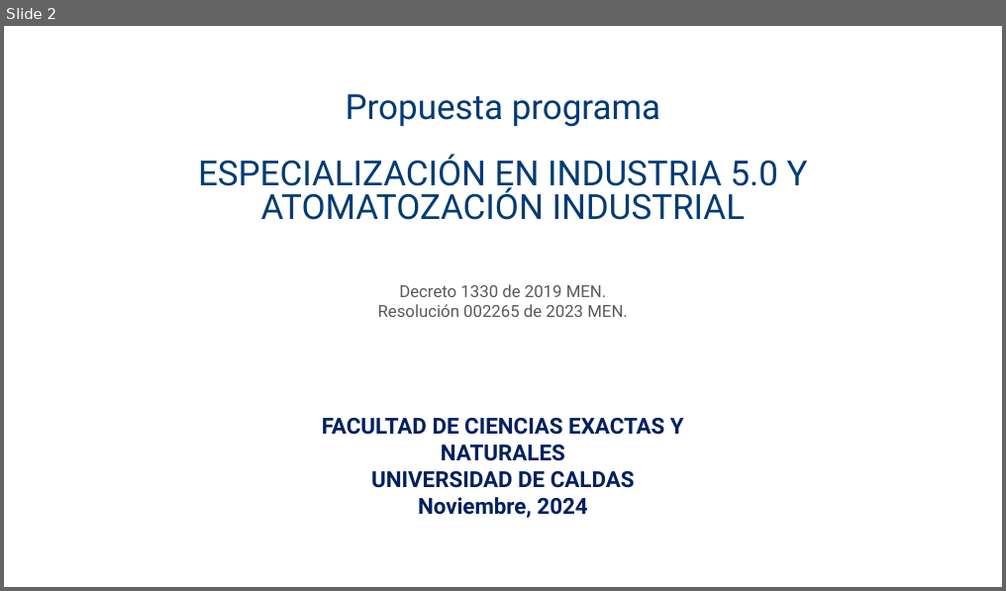
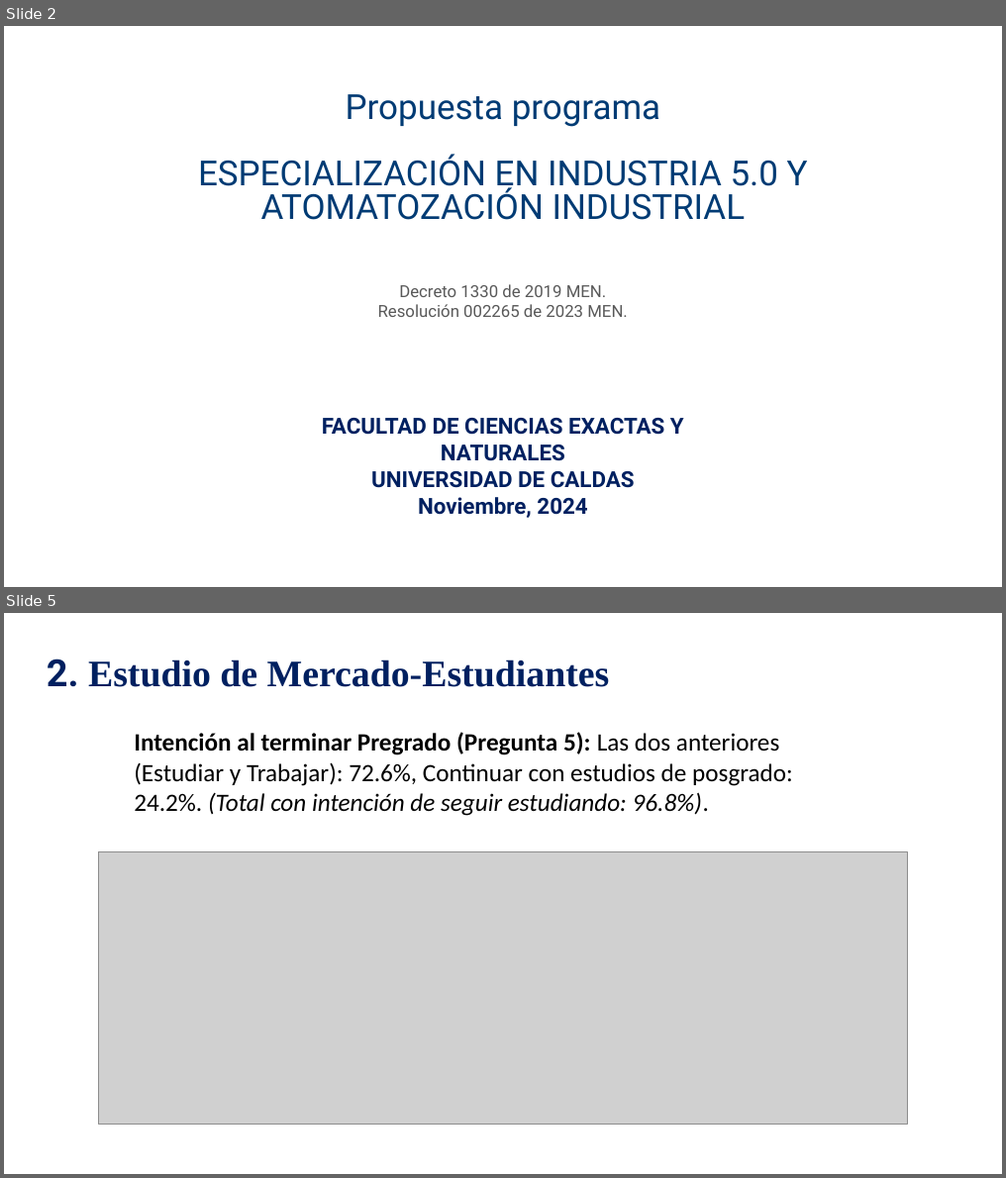
Before and after one commit to DanielVickG87/ESPECIALIZACION_EN_INDUSTRIA_5.0_Y_AUTOMATIZACION_INDUSTRIAL, a slide deck: Presentación decanatura PROGRAMA ESPECIALIZACIÓN EN INDUSTRIA 5.0.pptx. Shown one above the other, each under a label of ours: slide 2 before the commit, slides 2 and 5 after it; the slides between them are not shown. The pictures are 1006x591 and 1006x1178 pixels, drawn with LibreOffice and Linux fonts; fonts in the diff are those of the drawing; grey boxes stand for pictures; background and template pictures are left out. Boxes give left, top, right and bottom in pixels: in the first picture for what was removed or moved away, otherwise in the second. Text is boxed around its words. In the diff, an @@ line names an element or a change of style, - is before the commit and + after.

```diff
--- a/Presentación decanatura PROGRAMA ESPECIALIZACIÓN EN INDUSTRIA 5.0.pptx
+++ b/Presentación decanatura PROGRAMA ESPECIALIZACIÓN EN INDUSTRIA 5.0.pptx
@@ slide 5 added at (x1=4, y1=613, x2=1002, y2=1174), background picture (left out) @@
@@ text added at (x1=47, y1=659, x2=610, y2=687), 27 pt, text #002060, bold @@
+2. Estudio de Mercado-Estudiantes
@@ text added at (x1=134, y1=732, x2=793, y2=816), 18 pt, text #000000 @@
+Intención al terminar Pregrado (Pregunta 5): Las dos anteriores (Estudiar y Trabajar): 72.6%, Continuar con estudios de posgrado: 24.2%. (Total con intención de seguir estudiando: 96.8%).
@@ picture added at (x1=99, y1=853, x2=907, y2=1125) @@
```
Also in this commit, not shown: 7 slides changed, 14 other slides added, 2 slides removed, 10 other files.
